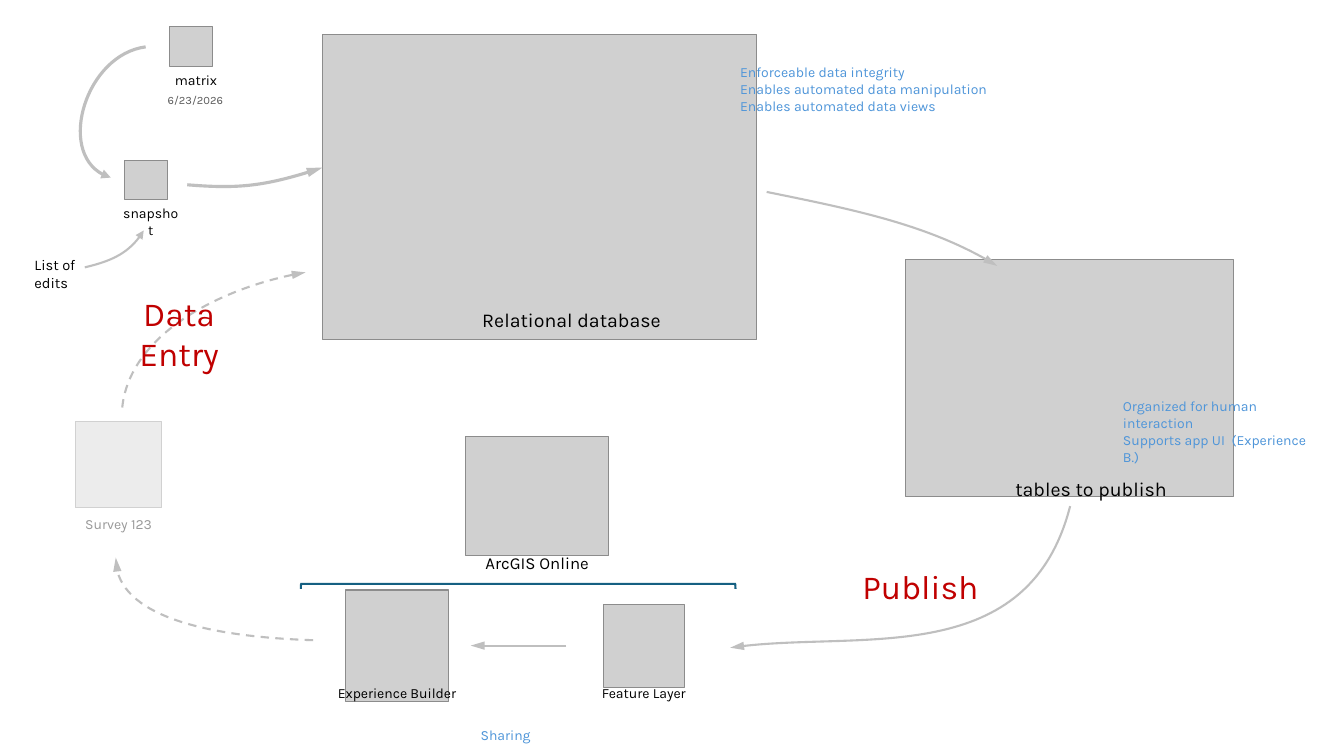
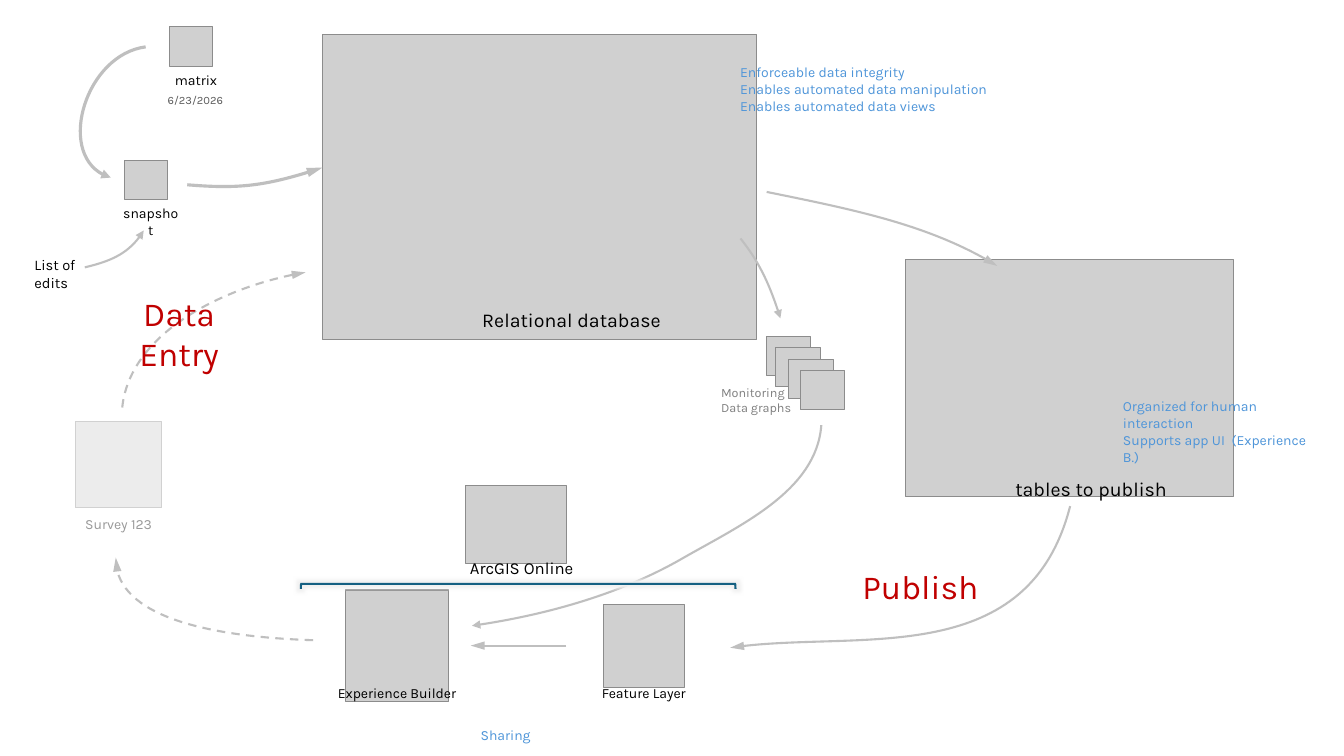
Before and after one commit to WA-Nearshore/seagrass-restoration-processing, a slide deck: slide 10 of docs/seagrass_restoration_storymap_notes.pptx. Drawn at 1344x756 pixels with LibreOffice and Linux fonts; fonts in the diff are those of the drawing; grey boxes stand for pictures. Boxes give left, top, right and bottom in pixels: in the first picture for what was removed or moved away, otherwise in the second. Text is boxed around its words. In the diff, an @@ line names an element or a change of style, - is before the commit and + after.

Commit message:
Completed create monitoring. Extracts all writes to move to boundary. Needs debugging.

```diff
--- a/docs/seagrass_restoration_storymap_notes.pptx
+++ b/docs/seagrass_restoration_storymap_notes.pptx
@@ freeform shape added at bbox=[741, 239, 781, 319], outline #BFBFBF 1.5 pt @@
@@ text added at bbox=[721, 385, 791, 415], 9 pt, text #808080 @@
+Monitoring
+Data graphs
@@ group added at bbox=[766, 337, 845, 409]: 4 pictures @@
@@ freeform shape added at bbox=[472, 425, 822, 626], outline #BFBFBF 1.5 pt @@
@@ picture: place and size @@
-picture at bbox=[466, 437, 609, 556]
+picture at bbox=[466, 485, 567, 564]
@@ text "ArcGIS Online": place and size @@
-text "ArcGIS Online" at bbox=[485, 554, 588, 570]
+text "ArcGIS Online" at bbox=[470, 559, 573, 574]
```
Also in this commit, not shown: 5 other slides changed, 9 other files.
